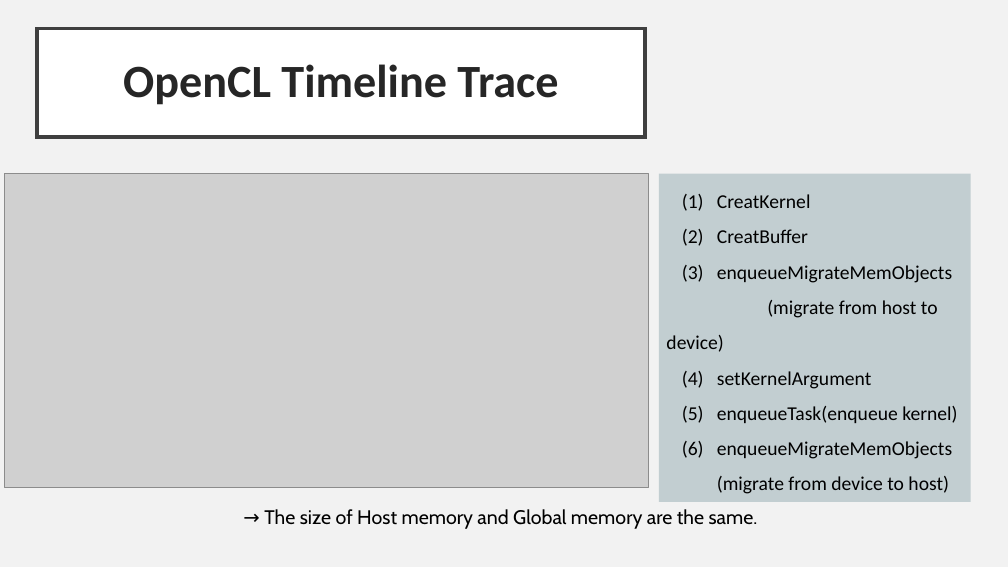
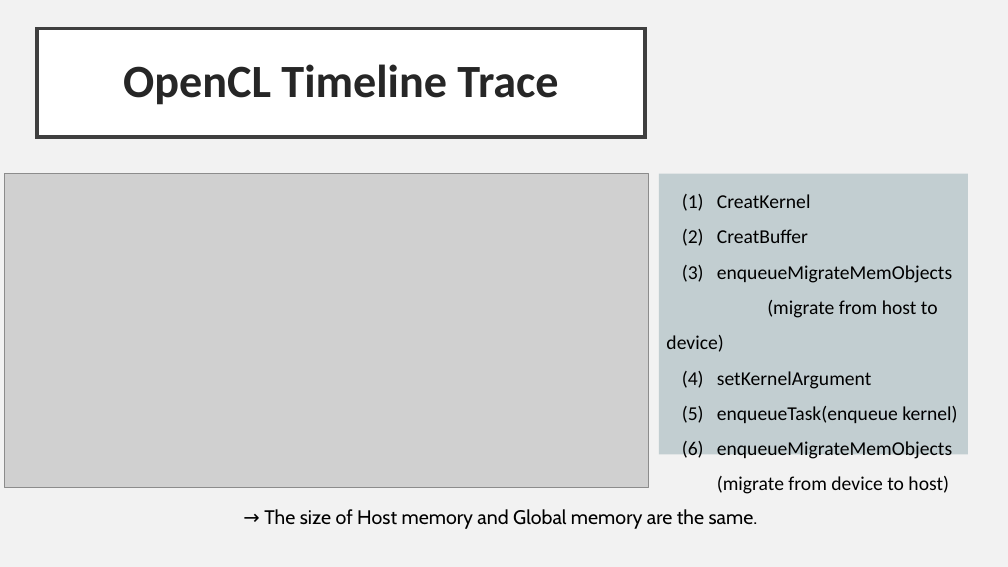
Before and after one commit to sssh311318/Lab_C_solver_QRF, a slide deck: slide 18 of LabC_qrf.pptx. Drawn at 1008x567 pixels with LibreOffice and Linux fonts; fonts in the diff are those of the drawing; grey boxes stand for pictures. Boxes give left, top, right and bottom in pixels: in the first picture for what was removed or moved away, otherwise in the second. Text is boxed around its words. In the diff, an @@ line names an element or a change of style, - is before the commit and + after.

```diff
--- a/LabC_qrf.pptx
+++ b/LabC_qrf.pptx
@@ rectangle "CreatKernel": place and size @@
-rectangle "CreatKernel" at box(659, 173, 971, 502)
+rectangle "CreatKernel" at box(659, 173, 968, 455)
```
Also in this commit, not shown: 4 other slides changed, 1 slide added.
